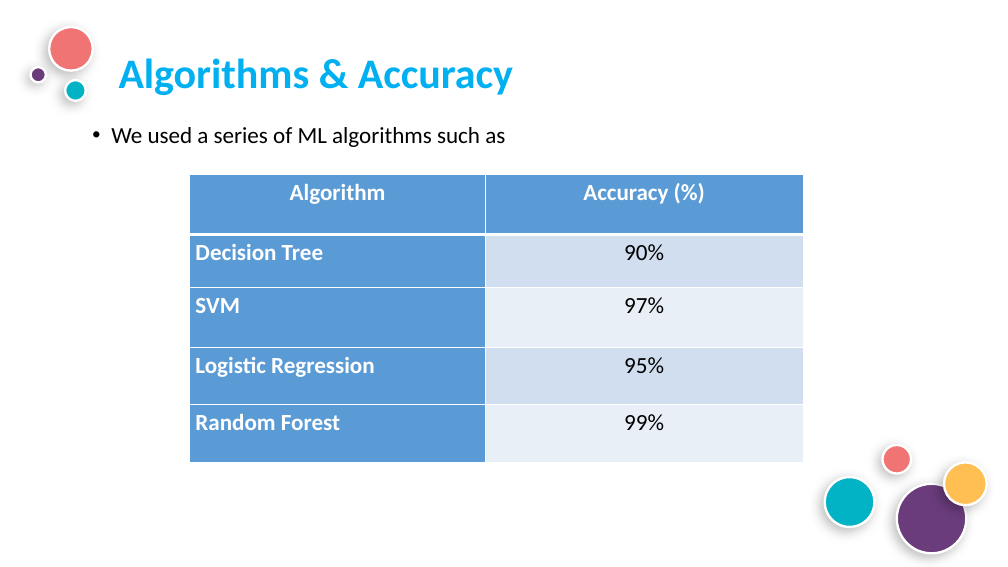
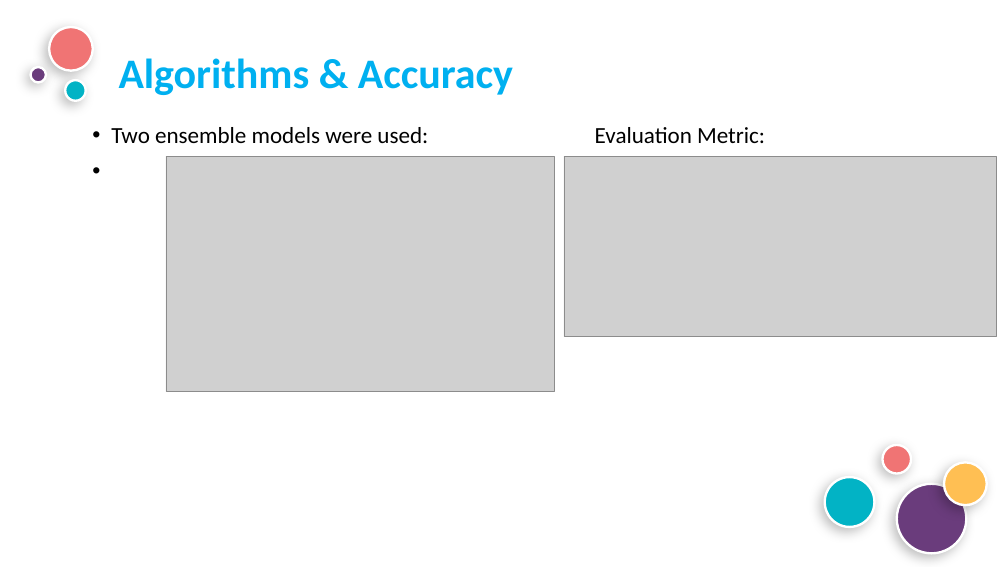
Before and after one commit to frances22-cloud/Soil-Fertility-Analysis, a slide deck: slide 6 of ppt.pptx (slide 11 before the commit). Drawn at 1008x567 pixels with LibreOffice and Linux fonts; fonts in the diff are those of the drawing; grey boxes stand for pictures; background and template pictures are left out. Boxes give left, top, right and bottom in pixels: in the first picture for what was removed or moved away, otherwise in the second. Text is boxed around its words. In the diff, an @@ line names an element or a change of style, - is before the commit and + after.

```diff
--- a/ppt.pptx
+++ b/ppt.pptx
@@ text at (x1=111, y1=127, x2=765, y2=143): text changed @@
-• We used a series of ML algorithms such as
+• Two ensemble models were used: Evaluation Metric:
@@ picture added at (x1=166, y1=157, x2=554, y2=392) @@
@@ table removed at (x1=190, y1=175, x2=803, y2=463), 5 rows, 2 columns @@
-Algorithm | Accuracy (%)
-Decision Tree | 90%
-SVM | 97%
-Logistic Regression | 95%
-Random Forest | 99%
@@ picture added at (x1=564, y1=157, x2=997, y2=337) @@
```
Also in this commit, not shown: 2 other slides changed, 3 slides added, 12 slides removed, 24 other files.
